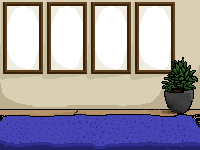
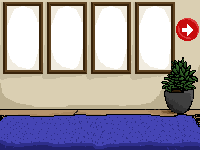
Two versions of the same layered image (200×150). Layer-by-layer changes:
painted on "Hintergrund" over [176, 18, 199, 41]
